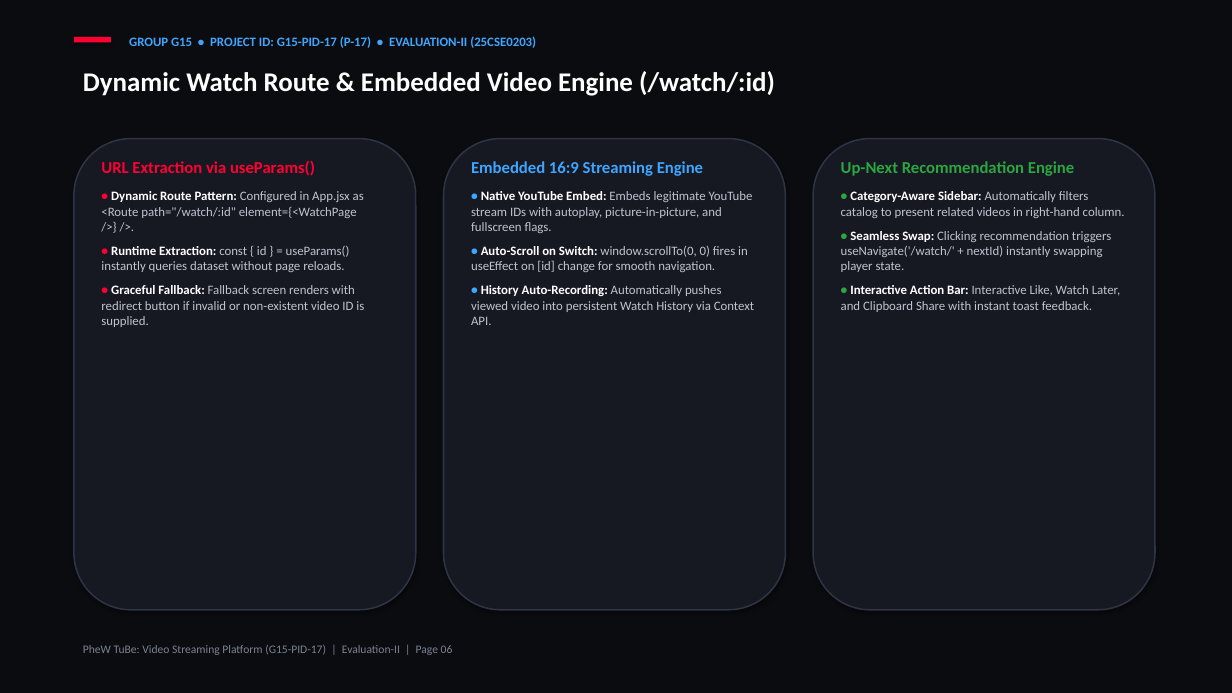
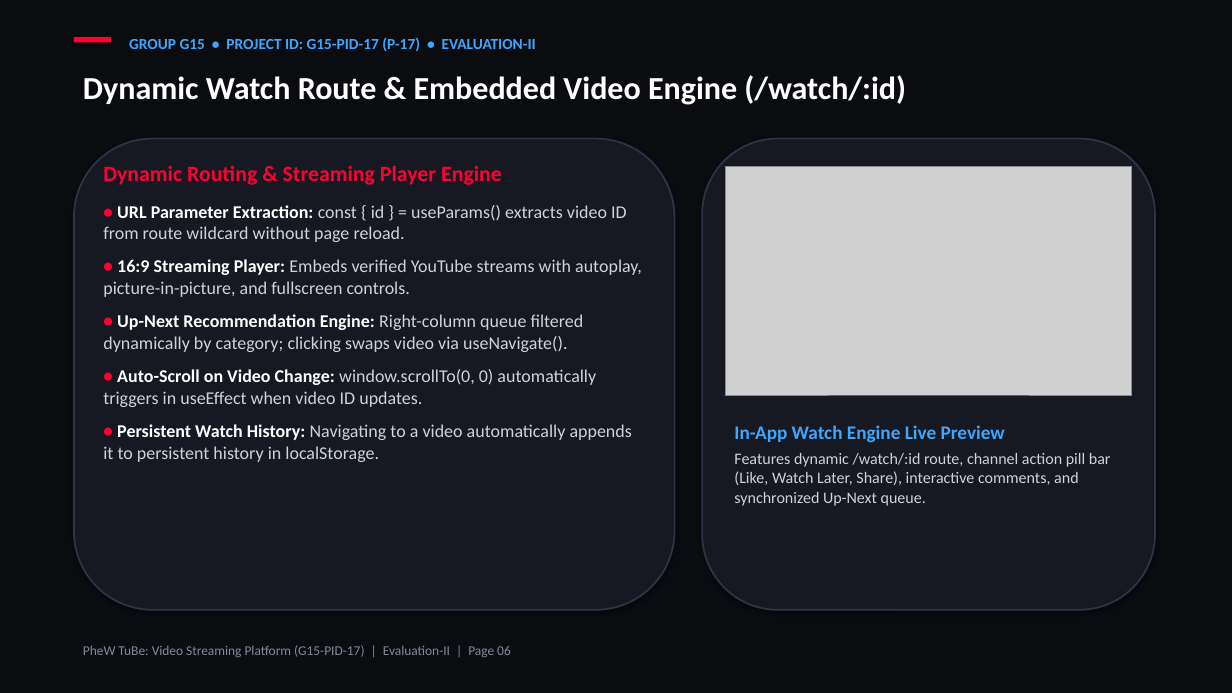
Before and after one commit to kishan-777/Front-End-Engineering_Evaluation-based-project, a slide deck: slide 6 of G15-PID-17.pptx. Drawn at 1232x693 pixels with LibreOffice and Linux fonts; fonts in the diff are those of the drawing; grey boxes stand for pictures. Boxes give left, top, right and bottom in pixels: in the first picture for what was removed or moved away, otherwise in the second. Text is boxed around its words. In the diff, an @@ line names an element or a change of style, - is before the commit and + after.

Commit message:
docs(presentation): update G15-PID-17 PPTX and PDF with 14pt fonts, real image showcases, and slide alignment

```diff
--- a/G15-PID-17.pptx
+++ b/G15-PID-17.pptx
@@ text at (129,37,536,51): text changed; size 10 to 12 pt @@
-GROUP G15 • PROJECT ID: G15-PID-17 (P-17) • EVALUATION-II (25CSE0203)
+GROUP G15 • PROJECT ID: G15-PID-17 (P-17) • EVALUATION-II
@@ text "Dynamic Watch Route & Embedded ..." at (83,75,906,105): size 21 to 25 pt @@
@@ rounded rectangle: place and size @@
-rounded rectangle at (74,139,416,610)
+rounded rectangle at (74,139,675,610)
@@ rounded rectangle at (74,139,675,610): outline #2E3445 1.2 pt to #2E3445 1.4 pt @@
@@ rounded rectangle at (702,139,1155,610): outline #2E3445 1.2 pt to #2E3445 1.4 pt @@
@@ rounded rectangle: place and size @@
-rounded rectangle at (444,139,786,610)
+rounded rectangle at (702,139,1155,610)
@@ rounded rectangle removed at (813,139,1155,610) @@
@@ text at (103,165,642,462): text changed; size 10 to 14 pt; text colour #BEC3CD to #CDD2DC @@
-URL Extraction via useParams()
-• Dynamic Route Pattern: Configured in App.jsx as <Route path="/watch/:id" element={<WatchPage />} />.
-• Runtime Extraction: const { id } = useParams() instantly queries dataset without page reloads.
-• Graceful Fallback: Fallback screen renders with redirect button if invalid or non-existent video ID is supplied.
+Dynamic Routing & Streaming Player Engine
+• URL Parameter Extraction: const { id } = useParams() extracts video ID from route wildcard without page reload.
+• 16:9 Streaming Player: Embeds verified YouTube streams with autoplay, picture-in-picture, and fullscreen controls.
+• Up-Next Recommendation Engine: Right-column queue filtered dynamically by category; clicking swaps video via useNavigate().
+• Auto-Scroll on Video Change: window.scrollTo(0, 0) automatically triggers in useEffect when video ID updates.
+• Persistent Watch History: Navigating to a video automatically appends it to persistent history in localStorage.
@@ text removed at (471,161,754,325) @@
-Embedded 16:9 Streaming Engine
-• Native YouTube Embed: Embeds legitimate YouTube stream IDs with autoplay, picture-in-picture, and fullscreen flags.
-• Auto-Scroll on Switch: window.scrollTo(0, 0) fires in useEffect on [id] change for smooth navigation.
-• History Auto-Recording: Automatically pushes viewed video into persistent Watch History via Context API.
@@ picture added at (726,166,1132,396) @@
@@ text removed at (841,161,1125,312) @@
-Up-Next Recommendation Engine
-• Category-Aware Sidebar: Automatically filters catalog to present related videos in right-hand column.
-• Seamless Swap: Clicking recommendation triggers useNavigate('/watch/' + nextId) instantly swapping player state.
-• Interactive Action Bar: Interactive Like, Watch Later, and Clipboard Share with instant toast feedback.
@@ text added at (734,425,1111,506), 12.5 pt, text #CDD2DC @@
+In-App Watch Engine Live Preview
+Features dynamic /watch/:id route, channel action pill bar (Like, Watch Later, Share), interactive comments, and synchronized Up-Next queue.
@@ text "PheW TuBe: Video Streaming Platform ..." at (83,645,511,657): size 9 to 10.5 pt, text colour #7B8293 to #828A9B @@
```
Also in this commit, not shown: 10 other slides changed, 1 slide added, 1 slide removed, 1 other file.
